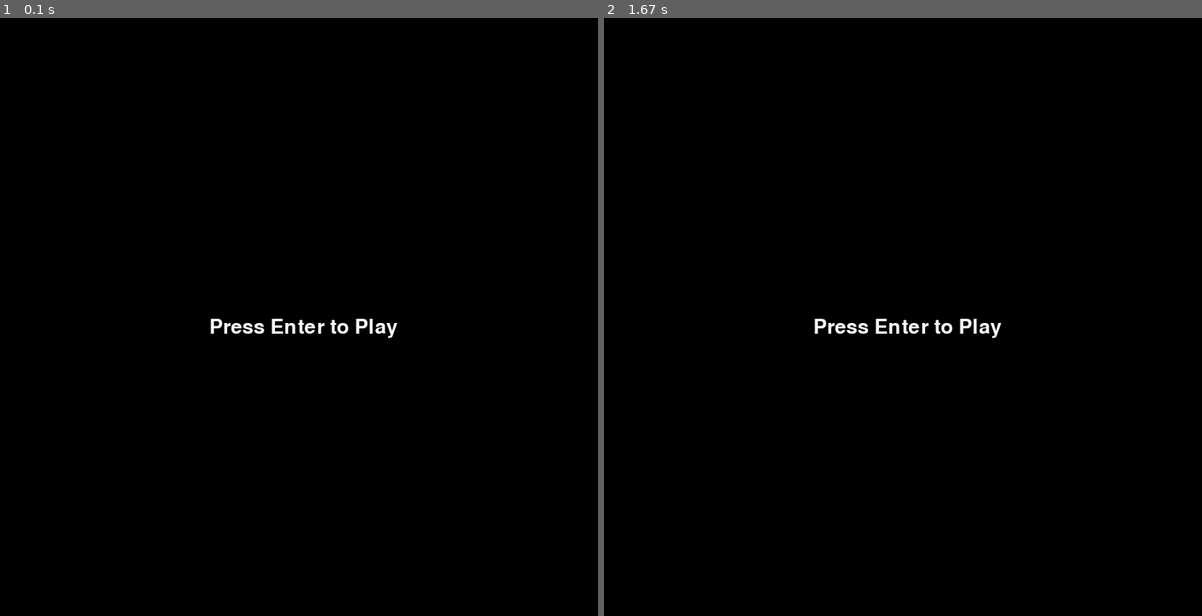
Above: before the commit, frames 1-2 (left to right).
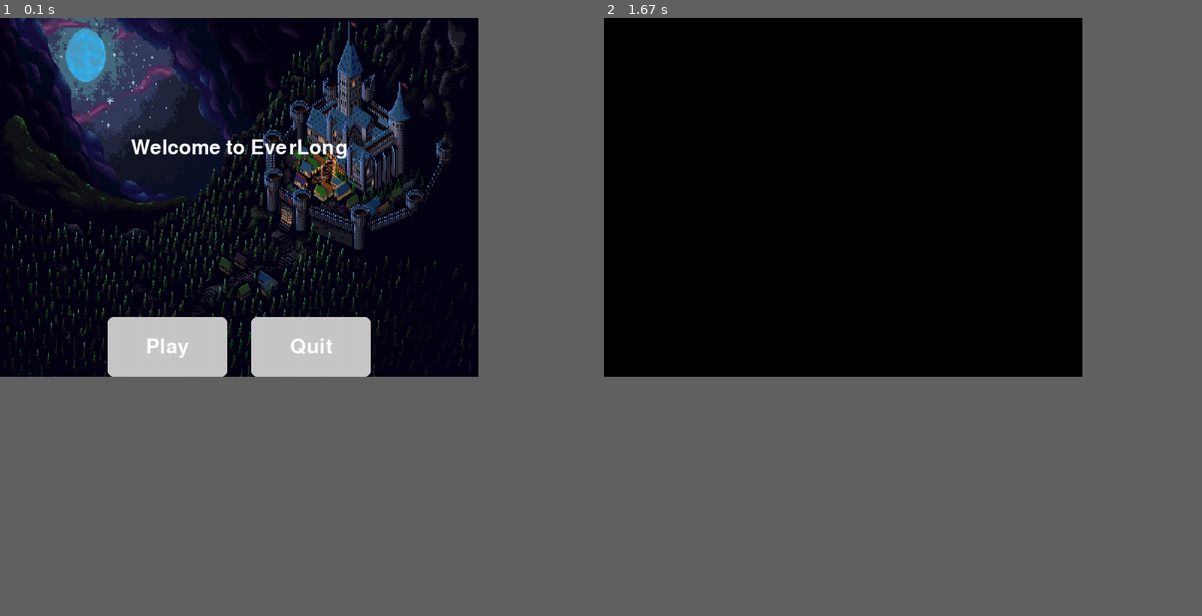
Above: after the commit, the same moments.

Repository: dc1ph-3r/pygame
Game: pygame game, started from main.py
Same seed, same stepped clock (60 frames per second), same inputs: the game is played once before the commit and once after it.
Inputs (mouse positions are in pixels of both pictures, inside the frame that each line leads up to):
- Up to frame 1 (0.1 s): no input
- Up to frame 2 (1.67 s): click (771, 346) at 0.38 s, where only the run after the commit has a clickable "Play"
The window is 900x900 before the commit and 720x540 after it. Grey fills any space a smaller window leaves; there, only what the larger window draws over its background counts as a difference.

The runs differ from the first frame. In frame 1, 21% of the frame differs, in the area x 0-80%, y 0-60%; in frame 2, 0.4%.

Commit message:
Menu screen update

Diff:
--- a/main.py
+++ b/main.py
@@ -3,16 +3,16 @@
 
 pygame.init()
 
-screen_width = 1000
-screen_height = 1000
+screen_width = 800
+screen_height = 600
 
 # --- screen/caption setup ---
 screen = pygame.display.set_mode([screen_width, screen_height])
 pygame.display.set_caption("Ripply & Claret Game")
 
 game_state = "menu"
+run = True
 
-run = True
 # --- Main Loop ---
 while run:
 
@@ -24,6 +24,15 @@
         if game_state == "menu":
             if event.type == pygame.KEYDOWN and event.key == pygame.K_RETURN:
                 game_state = "playing"
+            elif event.type == pygame.MOUSEBUTTONDOWN:
+                # --- Handle mouse clicks on buttons ---
+                play_button, quit_button = draw_menu(screen) # --- get rects for buttons ---
+                if play_button.collidepoint(event.pos):      # --- when play button is clicked ---
+                    print("Play Button Clicked")
+                    game_state = "playing"
+                elif quit_button.collidepoint(event.pos):    # --- when quit button is clicked ---
+                    print("Quit Button Clicked")
+                    run = False
 
         elif game_state == "playing":
 
@@ -35,7 +44,7 @@
 
     # --- display menu ---
     if game_state == "menu":
-        draw_menu(screen)
+        play_button, quit_button = draw_menu(screen)
 
     # --- display playing ---
     elif game_state == "playing":
--- a/menu.py
+++ b/menu.py
@@ -1,7 +1,65 @@
-import pygame
+import pygame # type: ignore
+import os
+
+# ---colours---
+WHITE = (255, 255, 255)
+BLACK = (0, 0, 0)
+GREY = (200, 200, 200)
 
 def draw_menu(screen):
-    ''' Draws main menu on the screen '''
-    font = pygame.font.Font(None, 50) # --- None = default font; 50 = size ---
-    text = font.render("Press Enter to Play", True, (255, 255, 255))
-    screen.blit(text, (350, 500)) # --- draws text at position x:500 y:500 --- # type: ignore ---
+
+    '''Draws main menu on the screen'''
+    # ---loads assets once on import ---
+    BASE_DIR = os.path.dirname(__file__)
+    bg_path = os.path.join(BASE_DIR, "assets", "Castle.png")
+    bg_image = pygame.image.load(bg_path).convert()
+    screen_width, screen_height = screen.get_size()
+    scaled_bg = pygame.transform.scale(bg_image, (screen_width, screen_height))
+    screen.blit(scaled_bg, (0, 0))
+
+    # ---FONT---
+    font = pygame.font.Font(None, 50)
+
+    # ---DRAW TITLE TEXT---
+    title = font.render("Welcome to EverLong", True, WHITE)
+    screen.blit(title, (screen_width // 2 - title.get_width() // 2, 200))
+
+    # ---BUTTONS---
+    button_font = pygame.font.Font(None, 50)
+
+    # ---BUTTON DIMENTIONS---
+    button_width = 200  # ---BUTTON RECT WIDTH---
+    button_height = 100 # ---BUTTON RECT HEIGHT---
+    button_padding = 40 # ---SPACE BETWEEN THE BUTTONS---
+
+    # ---Y POS FOR BUTTONS NEAR BOTTOM OF SCREEN---
+    button_y = screen_height - 100
+
+    # ---CALCULATE POS FOR SIDE BY SIDE LAYOUTS---
+    total_width = button_width * 2 + button_padding
+    left_x = (screen_width - total_width) // 2
+    right_x = left_x + button_width + button_padding
+
+    # ---DEFINE BUTTONS---
+    play_button = pygame.Rect(left_x, button_y, button_width, button_height)
+    quit_button = pygame.Rect(right_x, button_y, button_width, button_height)
+
+    mouse_pos = pygame.mouse.get_pos()
+
+    # ---PLAY BUTTON---
+    if play_button.collidepoint(mouse_pos):
+        pygame.draw.rect(screen, GREY, play_button, border_radius=10)
+    else:
+        pygame.draw.rect(screen, GREY, play_button, border_radius=10)
+    play_text = button_font.render("Play", True, WHITE)
+    screen.blit(play_text, play_text.get_rect(center=play_button.center))
+
+    # ---Quit Button---
+    if quit_button.collidepoint(mouse_pos):
+        pygame.draw.rect(screen, GREY, quit_button, border_radius=10)
+    else:
+        pygame.draw.rect(screen, GREY, quit_button, border_radius=10)
+    quit_text = button_font.render("Quit", True, WHITE)
+    screen.blit(quit_text, quit_text.get_rect(center=quit_button.center))
+
+    return play_button, quit_button
